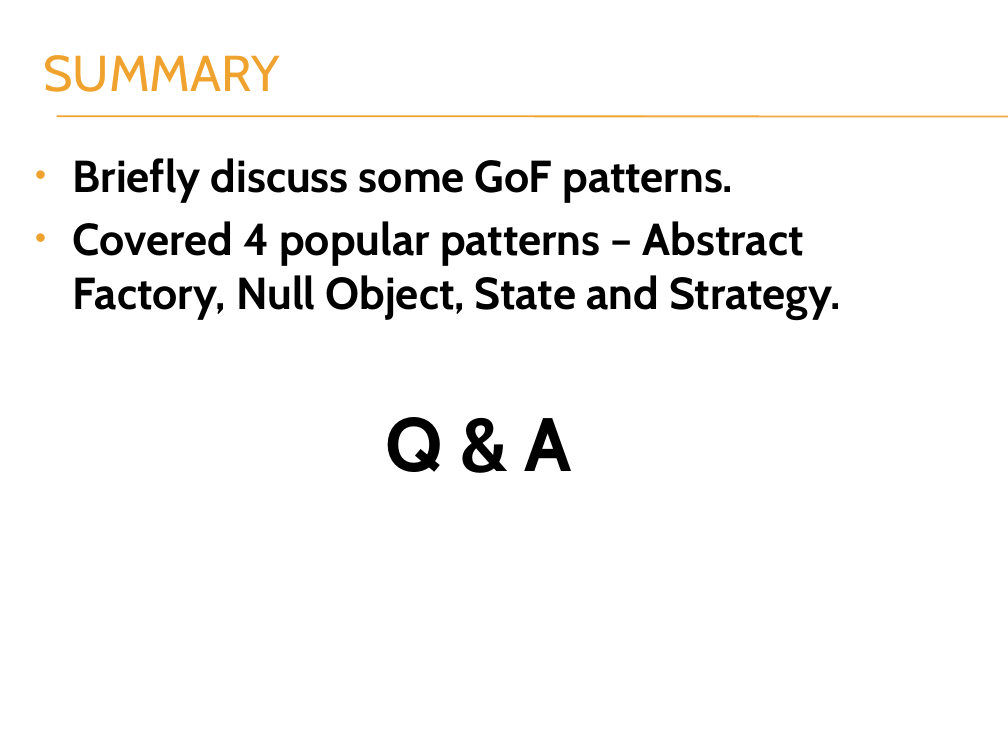
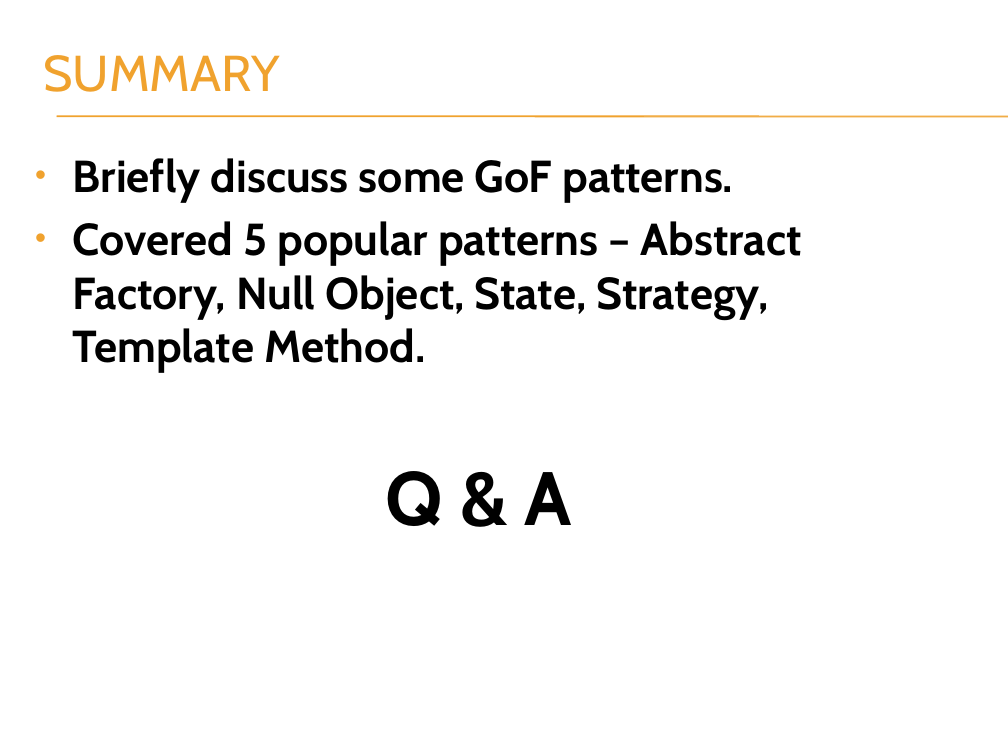
Before and after one commit to h-t-tran/DesignPattern, a slide deck: slide 52 of Design Pattern Presentation.pptx (slide 40 before the commit). Drawn at 1008x756 pixels with LibreOffice and Linux fonts; fonts in the diff are those of the drawing; background and template pictures are left out. Boxes give left, top, right and bottom in pixels: in the first picture for what was removed or moved away, otherwise in the second. Text is boxed around its words. In the diff, an @@ line names an element or a change of style, - is before the commit and + after.

```diff
--- a/Design Pattern Presentation.pptx
+++ b/Design Pattern Presentation.pptx
@@ text at bbox=[73, 221, 802, 373]: text changed @@
-• Covered 4 popular patterns – Abstract Factory, Null Object, State and Strategy.
+• Covered 5 popular patterns – Abstract Factory, Null Object, State, Strategy, Template Method.
```
Also in this commit, not shown: 8 other slides changed, 12 slides added.
